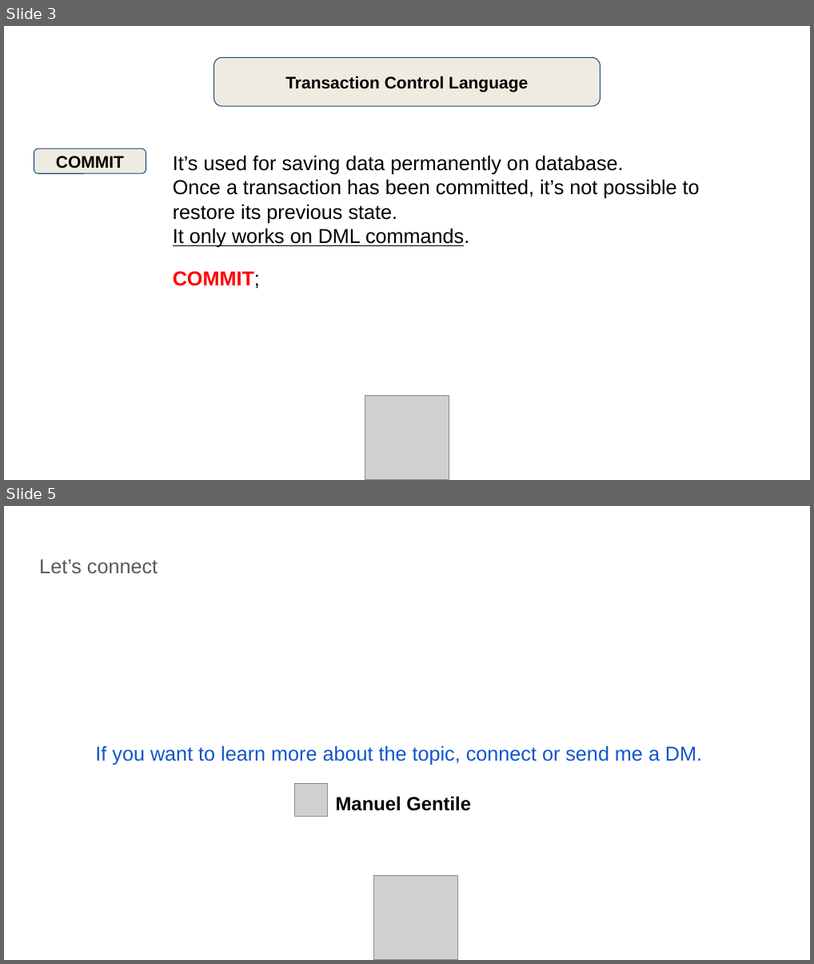
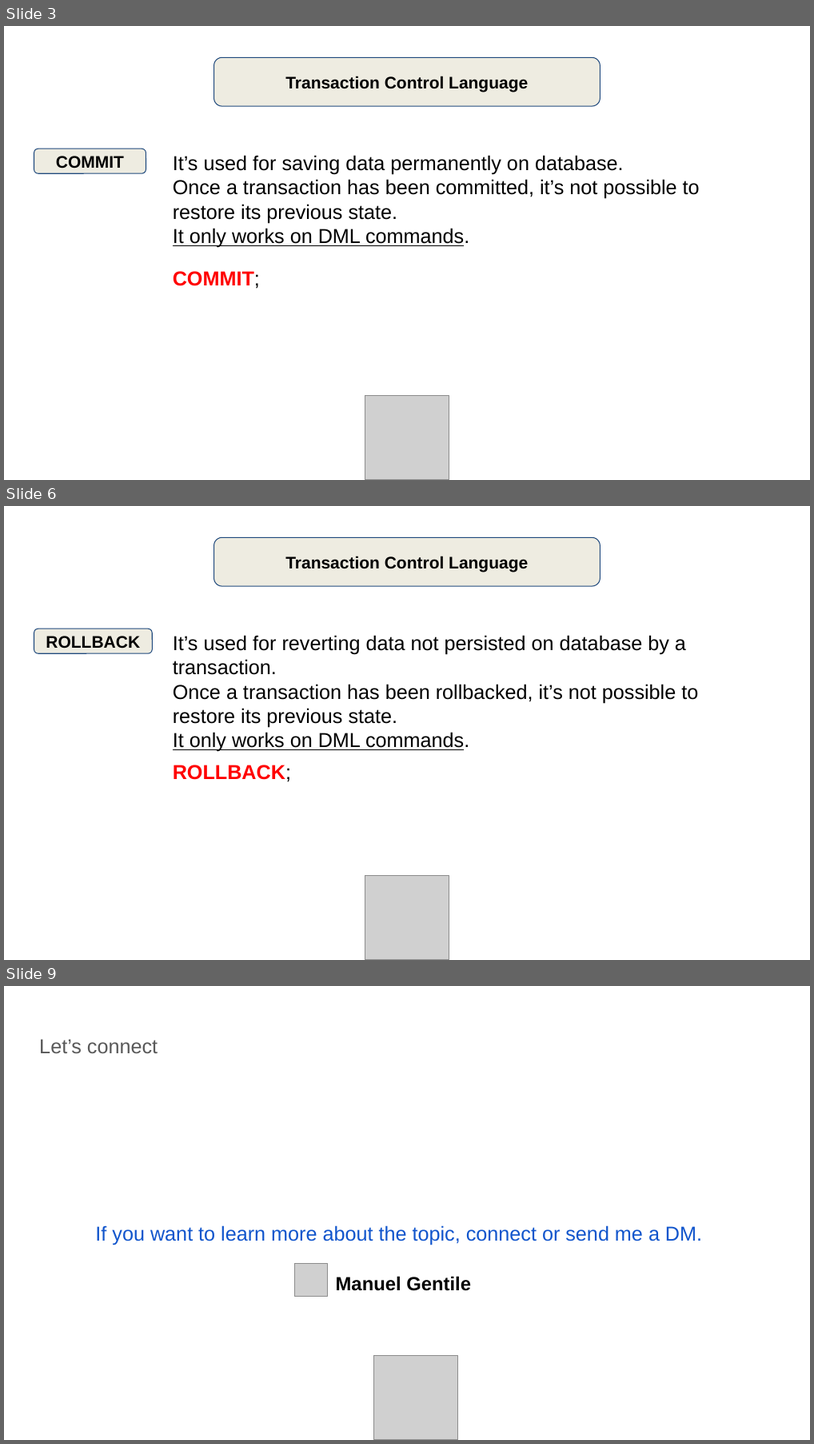
Before and after one commit to manug7/slides, a slide deck: sql/2 - types/2.4 - TCL/slide/SQL Types - TCL.odp. Shown one above the other, each under a label of ours: slides 3 and 5 before the commit, slides 3, 6 and 9 after it; the slides between them are not shown. The pictures are 814x964 and 814x1444 pixels, drawn with LibreOffice and Linux fonts; fonts in the diff are those of the drawing; grey boxes stand for pictures. Boxes give left, top, right and bottom in pixels: in the first picture for what was removed or moved away, otherwise in the second. Text is boxed around its words. In the diff, an @@ line names an element or a change of style, - is before the commit and + after.

```diff
--- a/sql/2 - types/2.4 - TCL/slide/SQL Types - TCL.odp
+++ b/sql/2 - types/2.4 - TCL/slide/SQL Types - TCL.odp
@@ slide 6 added at [4, 506, 810, 960], background #FFFFFF @@
@@ rounded rectangle added at [214, 537, 600, 586], fill #EEECE1, outline #1F497D 0.74 pt, 15 pt, text #000000, bold @@
+Transaction Control Language
@@ rounded rectangle added at [34, 628, 152, 653], fill #EEECE1, outline #1F497D 0.74 pt, 15 pt, text #000000, bold @@
+ROLLBACK
@@ text added at [173, 635, 698, 752], 18 pt, text #000000 @@
+It’s used for reverting data not persisted on database by a transaction.
+Once a transaction has been rollbacked, it’s not possible to restore its previous state.
+It only works on DML commands.
@@ text added at [173, 764, 291, 782], 18 pt, text #FF0000, bold @@
+ROLLBACK;
@@ picture added at [366, 876, 449, 959] @@
@@ what was slide 5 is now slide 9 @@
```
Also in this commit, not shown: 1 slide changed, 3 other slides added, 1 other file.
